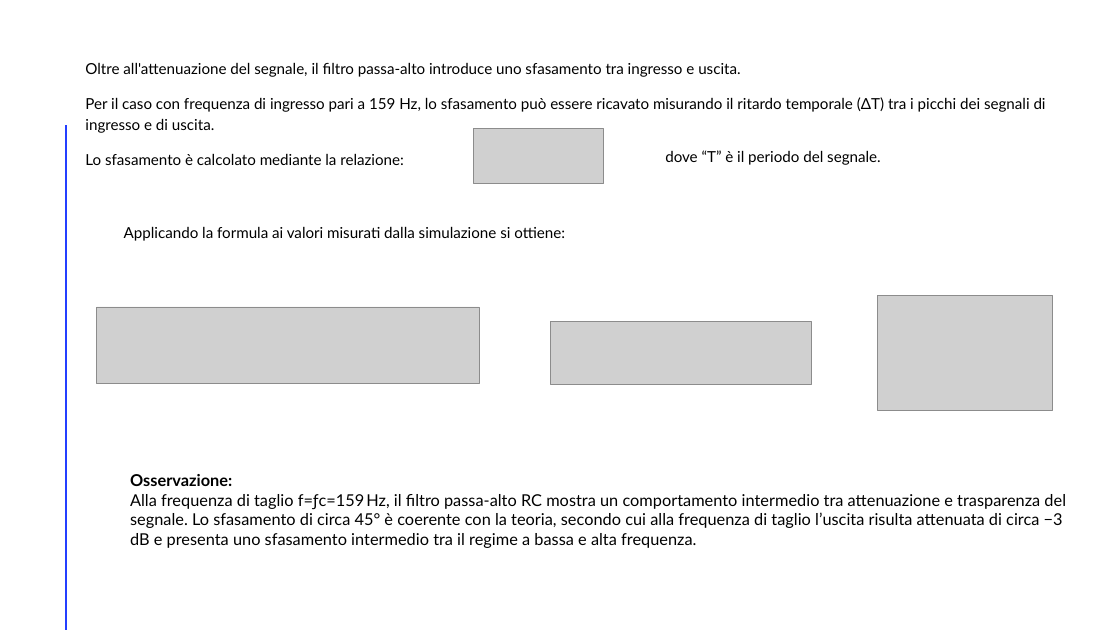
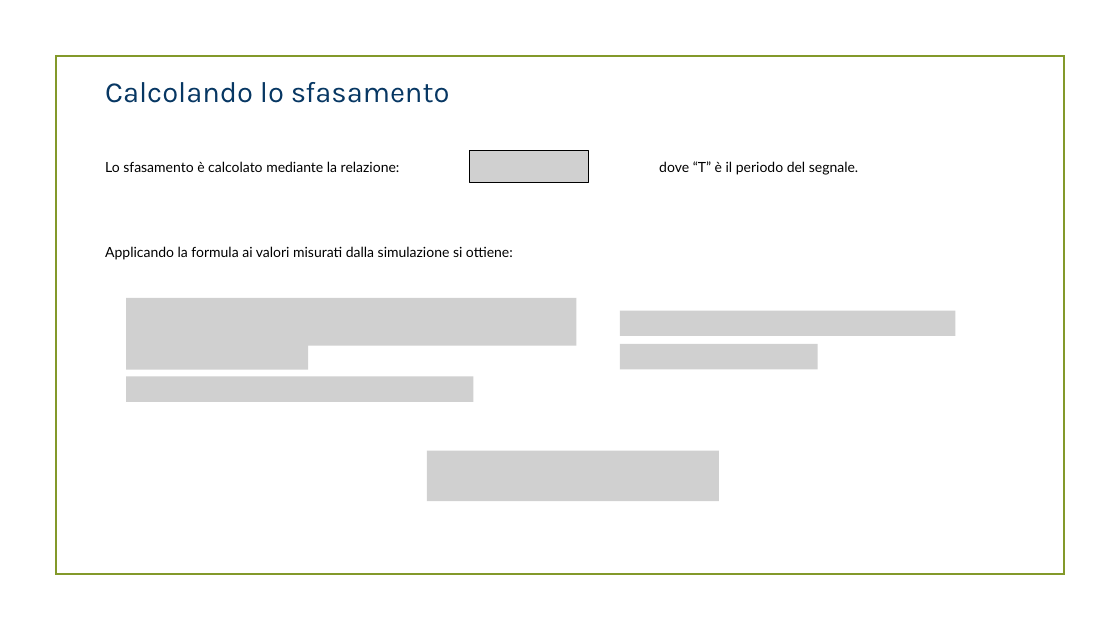
Before and after one commit to RiccardoSC2050/Progetto-sistemi-elettronici, a slide deck: slide 13 of presentazione/demoCompleta.pptx (slide 6 before the commit). Drawn at 1120x630 pixels with LibreOffice and Linux fonts; fonts in the diff are those of the drawing; grey boxes stand for pictures; background and template pictures are left out. Boxes give left, top, right and bottom in pixels: in the first picture for what was removed or moved away, otherwise in the second. Text is boxed around its words. In the diff, an @@ line names an element or a change of style, - is before the commit and + after.

Commit message:
completamento presentazione
nuovo design

```diff
--- a/presentazione/demoCompleta.pptx
+++ b/presentazione/demoCompleta.pptx
@@ rectangle added at (x1=55, y1=56, x2=1064, y2=575), outline #83992A 1.25 pt @@
@@ text at (x1=85, y1=62, x2=1046, y2=133): paragraphs removed @@
-Oltre all'attenuazione del segnale, il filtro passa-alto introduce uno sfasamento tra ingresso e uscita.
-Per il caso con frequenza di ingresso pari a 159 Hz, lo sfasamento può essere ricavato misurando il ritardo temporale (ΔT) tra i picchi dei segnali di ingresso e di uscita.
@@ text added at (x1=105, y1=82, x2=449, y2=103), 25 pt, text #073763 @@
+Calcolando lo sfasamento
@@ line removed from (66, 126) to (66, 630) @@
@@ text "Lo sfasamento è calcolato mediante ..." moved from (x1=85, y1=62, x2=1046, y2=165) to (x1=105, y1=161, x2=400, y2=172) @@
@@ text "Lo sfasamento è calcolato mediante ..." at (x1=105, y1=161, x2=400, y2=172): size 13 to 12 pt; line spacing 1.15 to 1; less space between paragraphs @@
@@ picture resized from (x1=473, y1=129, x2=603, y2=183) to (x1=470, y1=151, x2=589, y2=183) @@
@@ text "dove “T” è il periodo ..." at (x1=659, y1=161, x2=858, y2=175): size 13 to 12 pt @@
@@ text "dove “T” è il periodo ..." moved from (x1=665, y1=150, x2=881, y2=165) to (x1=659, y1=161, x2=858, y2=175) @@
@@ text "Applicando la formula ai valori ..." moved from (x1=124, y1=226, x2=565, y2=241) to (x1=105, y1=246, x2=513, y2=260) @@
@@ text "Applicando la formula ai valori ..." at (x1=105, y1=246, x2=513, y2=260): size 13 to 12 pt @@
@@ picture added at (x1=126, y1=298, x2=576, y2=346) @@
@@ picture removed at (x1=878, y1=296, x2=1053, y2=410) @@
@@ picture removed at (x1=97, y1=307, x2=479, y2=384) @@
@@ picture removed at (x1=551, y1=322, x2=812, y2=384) @@
@@ picture added at (x1=620, y1=311, x2=955, y2=336) @@
@@ picture added at (x1=126, y1=344, x2=308, y2=370) @@
@@ picture added at (x1=620, y1=344, x2=818, y2=369) @@
@@ picture added at (x1=126, y1=376, x2=473, y2=402) @@
@@ text removed at (x1=130, y1=474, x2=1066, y2=548) @@
-Osservazione:
-Alla frequenza di taglio f=ƒc=159 Hz, il filtro passa-alto RC mostra un comportamento intermedio tra attenuazione e trasparenza del segnale. Lo sfasamento di circa 45° è coerente con la teoria, secondo cui alla frequenza di taglio l’uscita risulta attenuata di circa −3 dB e presenta uno sfasamento intermedio tra il regime a bassa e alta frequenza.
@@ picture added at (x1=427, y1=450, x2=718, y2=501) @@
```
Also in this commit, not shown: 57 other slides changed, 13 slides added, 3 slides removed, 13 other files.
